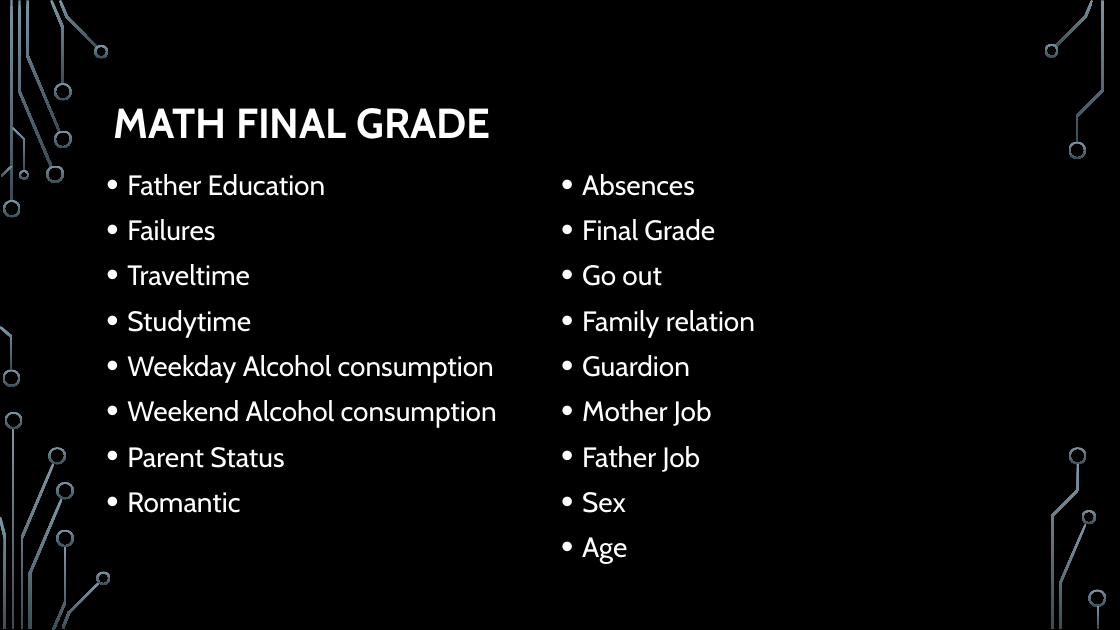
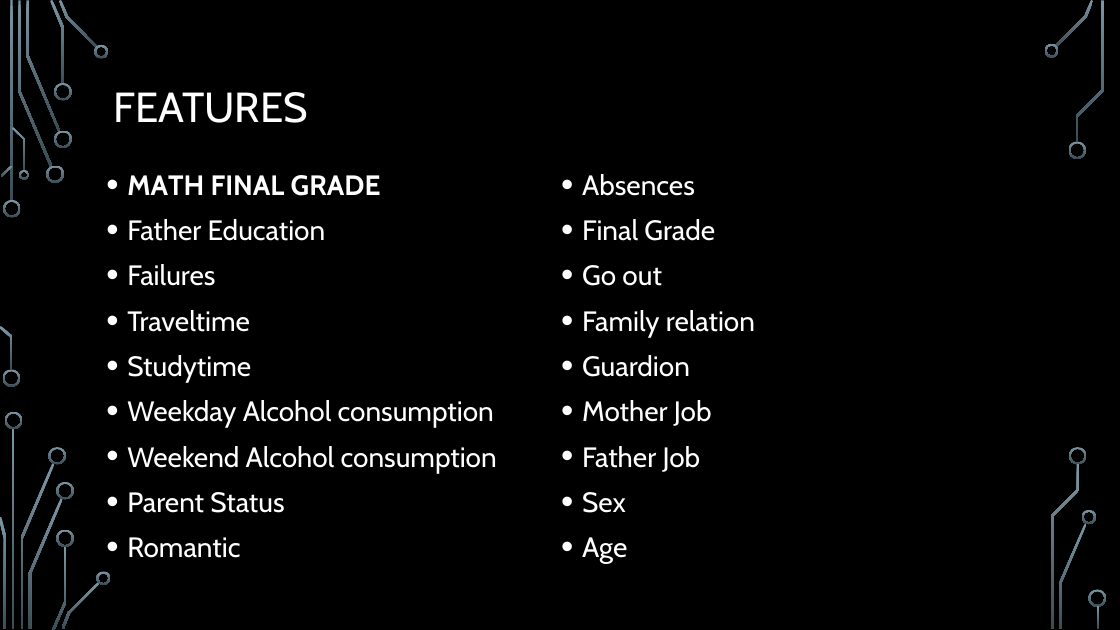
Before and after one commit to bugraefendi/ML-Grades, a slide deck: slide 3 of UpdateMachine Learning I Short Project.pptx. Drawn at 1120x630 pixels with LibreOffice and Linux fonts; fonts in the diff are those of the drawing; background and template pictures are left out. Boxes give left, top, right and bottom in pixels: in the first picture for what was removed or moved away, otherwise in the second. Text is boxed around its words. In the diff, an @@ line names an element or a change of style, - is before the commit and + after.

Commit message:
sdf

```diff
--- a/UpdateMachine Learning I Short Project.pptx
+++ b/UpdateMachine Learning I Short Project.pptx
@@ title at (x1=113, y1=92, x2=308, y2=123): text changed; bold off @@
-MATH FINAL GRADE
+FEATURES
@@ text at (x1=127, y1=175, x2=381, y2=196): paragraph added @@
+• MATH FINAL GRADE
```
Also in this commit, not shown: 2 slides removed.
